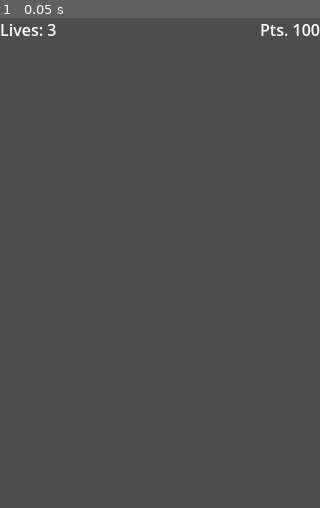
Above: before the commit, frame 1.
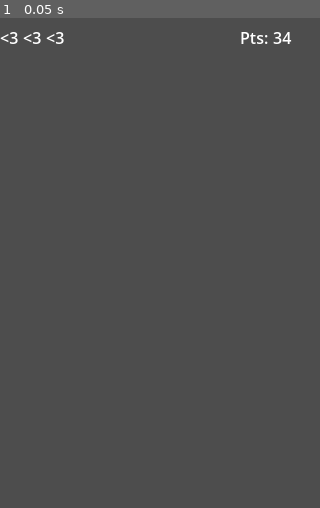
Above: after the commit, the same moment.

Repository: DiegoCali/Global-Game-Jam-2025
Game: Godot game, scene res://scenes/hud.tscn
The game is run twice, just before and just after one commit, with the same random seed, the same clock (stepped at 60 frames per second) and the same inputs. The project has no main scene, so this scene is started directly.
Inputs:
- Up to frame 1 (0.05 s): no input

The runs differ from the first frame. In frame 1, 0.7% of the frame differs, in the area x 0-100%, y 1-6%.

Commit message:
added: hud hearts & points

Diff:
--- a/src/scenes/heart_container.tscn
+++ b/src/scenes/heart_container.tscn
@@ -1,9 +1,19 @@
-[gd_scene format=3 uid="uid://b2ye4fcwjtasx"]
+[gd_scene load_steps=2 format=3 uid="uid://b2ye4fcwjtasx"]
+
+[ext_resource type="Script" path="res://scripts/heart_container.gd" id="1_j7l1d"]
 
 [node name="HeartContainer" type="Control"]
 layout_mode = 3
 anchors_preset = 15
 anchor_right = 1.0
 anchor_bottom = 1.0
+offset_right = -160.0
+offset_bottom = -450.0
 grow_horizontal = 2
 grow_vertical = 2
+script = ExtResource("1_j7l1d")
+
+[node name="HeartContainer" type="HBoxContainer" parent="."]
+layout_mode = 0
+offset_right = 40.0
+offset_bottom = 40.0
--- a/src/scenes/hud.tscn
+++ b/src/scenes/hud.tscn
@@ -1,4 +1,7 @@
-[gd_scene format=3 uid="uid://c70jj3o0scro2"]
+[gd_scene load_steps=3 format=3 uid="uid://c70jj3o0scro2"]
+
+[ext_resource type="PackedScene" uid="uid://b2ye4fcwjtasx" path="res://scenes/heart_container.tscn" id="1_et4rh"]
+[ext_resource type="PackedScene" uid="uid://be6twquprhgua" path="res://scenes/points_container.tscn" id="2_cf7ph"]
 
 [node name="Hud" type="Control"]
 layout_mode = 3
@@ -10,17 +13,15 @@
 
 [node name="HBoxContainer" type="HBoxContainer" parent="."]
 layout_mode = 0
-offset_right = 320.0
-offset_bottom = 80.0
+offset_right = 240.0
+offset_bottom = 40.0
 
-[node name="Life" type="Label" parent="HBoxContainer"]
+[node name="HeartContainer" parent="HBoxContainer" instance=ExtResource("1_et4rh")]
 layout_mode = 2
 size_flags_horizontal = 2
 size_flags_vertical = 0
-text = "Lives: 3"
 
-[node name="Points" type="Label" parent="HBoxContainer"]
+[node name="PointsContainer" parent="HBoxContainer" instance=ExtResource("2_cf7ph")]
 layout_mode = 2
 size_flags_horizontal = 8
 size_flags_vertical = 0
-text = "Pts. 100"
--- /dev/null
+++ b/src/scenes/points_container.tscn
@@ -0,0 +1,26 @@
+[gd_scene load_steps=2 format=3 uid="uid://be6twquprhgua"]
+
+[ext_resource type="Script" path="res://scripts/points_container.gd" id="1_yb1ku"]
+
+[node name="PointsContainer" type="Control"]
+layout_mode = 3
+anchors_preset = 15
+anchor_right = 1.0
+anchor_bottom = 1.0
+offset_right = -160.0
+offset_bottom = -450.0
+grow_horizontal = 2
+grow_vertical = 2
+script = ExtResource("1_yb1ku")
+
+[node name="HBoxContainer" type="HBoxContainer" parent="."]
+layout_mode = 0
+offset_right = 40.0
+offset_bottom = 40.0
+
+[node name="Pts" type="Label" parent="HBoxContainer"]
+layout_mode = 2
+text = "Pts:"
+
+[node name="Number" type="Label" parent="HBoxContainer"]
+layout_mode = 2
--- a/src/scenes/start_menu.tscn
+++ b/src/scenes/start_menu.tscn
@@ -1,6 +1,6 @@
 [gd_scene load_steps=2 format=3 uid="uid://o7pbcpqry666"]
 
-[ext_resource type="Script" path="res://scenes/start_menu.gd" id="1_ewtgr"]
+[ext_resource type="Script" path="res://scripts/start_menu.gd" id="1_ewtgr"]
 
 [node name="StartMenu" type="Control"]
 layout_mode = 3
--- /dev/null
+++ b/src/scripts/heart_container.gd
@@ -0,0 +1,21 @@
+extends Control
+
+signal game_over
+var lives = 3
+# Called when the node enters the scene tree for the first time.
+func _ready() -> void:
+	for i in range(lives):
+		var NewHeart = Label.new()
+		NewHeart.set_text("<3")
+		$HeartContainer.add_child(NewHeart)
+
+# Called every frame. 'delta' is the elapsed time since the previous frame.
+func _process(_delta: float) -> void:
+	if lives <= 0:
+		game_over.emit()
+
+func reduce_heart():
+	lives = lives - 1
+
+func reset():
+	lives = 3
--- /dev/null
+++ b/src/scripts/points_container.gd
@@ -0,0 +1,17 @@
+extends Control
+
+var points = 34
+# Called when the node enters the scene tree for the first time.
+func _ready() -> void:
+	pass # Replace with function body.
+
+
+# Called every frame. 'delta' is the elapsed time since the previous frame.
+func _process(_delta: float) -> void:
+	set_points()
+
+func add_point():
+	points = points + 1
+
+func set_points():
+	$HBoxContainer/Number.set_text(str(points))
Renamed: src/scenes/start_menu.gd -> src/scripts/start_menu.gd
